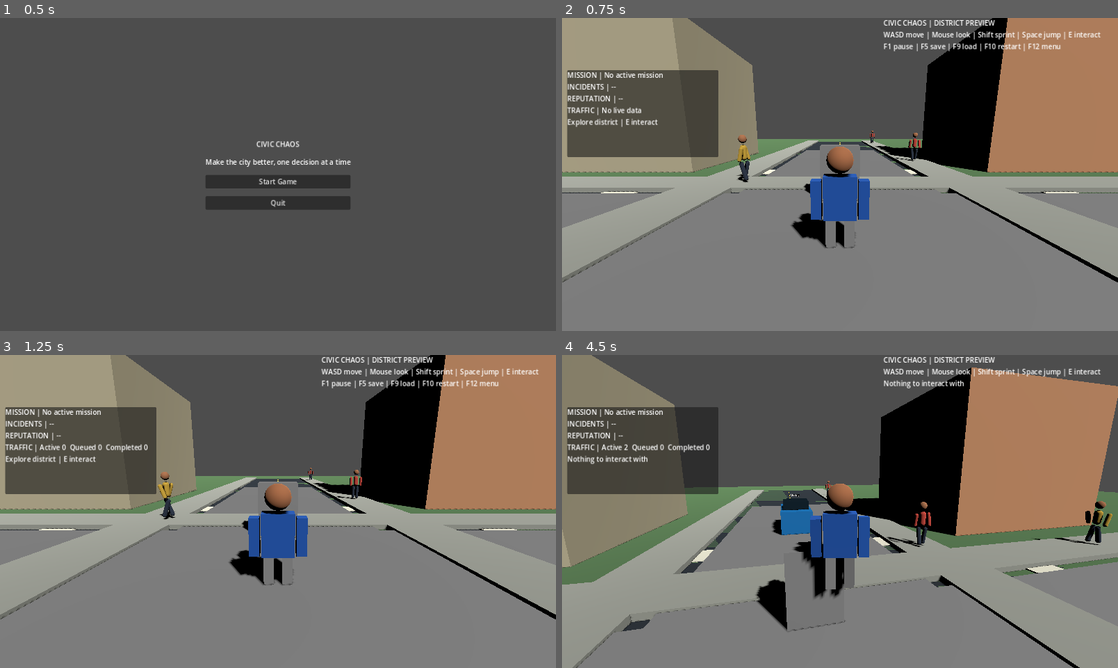
Above: before the commit, frames 1-4 (two rows, left to right).
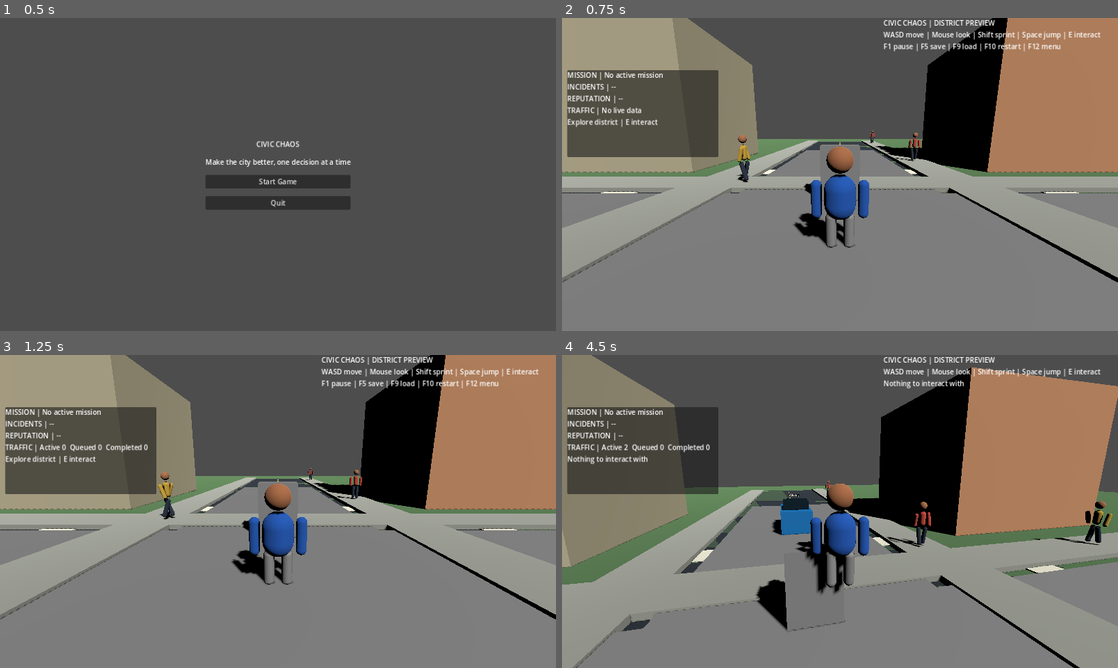
Above: after the commit, the same moments.

Repository: gauravprajapat-23/civic-chaos
Game: Godot game, scene res://scenes/core/menu.tscn
Same seed, same stepped clock (60 frames per second), same inputs: the game is played once before the commit and once after it.
Inputs (mouse positions are in pixels of both pictures, inside the frame that each line leads up to):
- Up to frame 1 (0.5 s): no input
- Up to frame 2 (0.75 s): click "Start Game" at 0.5 s
- Up to frame 3 (1.25 s): no input
- Up to frame 4 (4.5 s): tap Enter at 1.25 s; move the mouse to (867, 511) at 1.27 s; hold E (interact) 1.28-2.03 s; hold W (move_forward) from 1.28 s (still down); tap Space (jump) at 1.52, 2.27, 3.77 s; move the mouse to (812, 511) at 2.02 s; tap Shift (sprint) at 2.1, 3.6 s; move the mouse to (851, 505) at 2.77 s; hold E (interact) 2.78-3.53 s; move the mouse to (834, 517) at 3.52 s; move the mouse to (878, 514) at 4.27 s; hold E (interact) from 4.28 s (still down)

Frame 1 is identical in both runs. In frame 2, 1.0% of the frame differs, in the area x 41-56%, y 49-74%; in frame 3, 1.0%; in frame 4, 1.3%, in the area x 41-56%, y 49-78%.

Commit message:
feat(player): smooth humanoid torso and limbs with capsule meshes

Diff:
--- a/scenes/player/player_root.tscn
+++ b/scenes/player/player_root.tscn
@@ -6,15 +6,17 @@
 radius = 0.35
 height = 1.8
 
-[sub_resource type="BoxMesh" id="BodyMesh"]
-size = Vector3(0.6, 0.8, 0.3)
+[sub_resource type="CapsuleMesh" id="BodyMesh"]
+radius = 0.29
+height = 0.84
 
 [sub_resource type="SphereMesh" id="HeadMesh"]
 radius = 0.24
 height = 0.48
 
-[sub_resource type="BoxMesh" id="LimbMesh"]
-size = Vector3(0.19, 0.72, 0.22)
+[sub_resource type="CapsuleMesh" id="LimbMesh"]
+radius = 0.10
+height = 0.72
 
 [sub_resource type="StandardMaterial3D" id="ClothingMaterial"]
 albedo_color = Color(0.12, 0.35, 0.72, 1)
